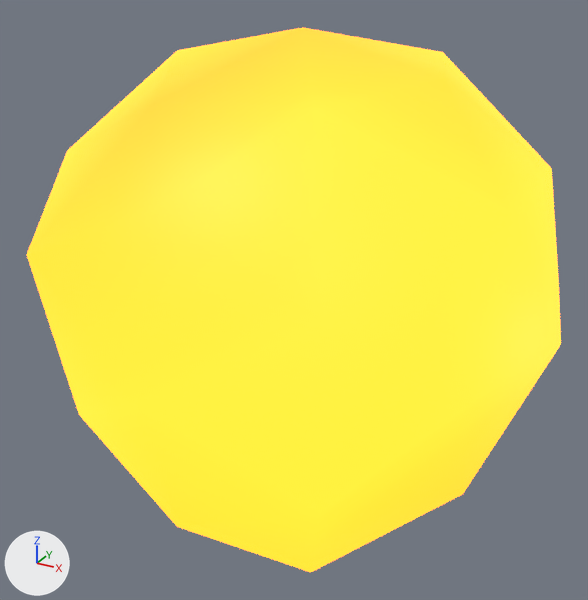
Before and after pictures for a commit that changed the glTF model ember.glb.
The view is the same before and after, from a 50 mm lens placed at (0.833, -1.55, 0.743), pointed at (-0.013, -0.012, -0.026). The lights are fixed; the arrows at lower left show +X, +Y and +Z. The older version comes first.

The scene before the commit, as lines of its bpy script (objects in view):
```python
mat_material_0 = bpy.data.materials.new('Material_0')
mat_material_0.use_nodes = True; mat_material_0.node_tree.nodes.clear()
_N = mat_material_0.node_tree.nodes; _L = mat_material_0.node_tree.links
n0 = _N.new('ShaderNodeBsdfPrincipled'); n0.name = 'Principled BSDF'
n0.inputs[2].default_value = 0.6  # 'Roughness'
n0.inputs[28].default_value = 3.5  # 'Emission Strength'
n1 = _N.new('ShaderNodeOutputMaterial'); n1.name = 'Material Output'
n2 = _N.new('ShaderNodeTexImage'); n2.name = 'Image Texture'
n2.image = img_image_0
n3 = _N.new('ShaderNodeVertexColor'); n3.name = 'Color Attribute'
_L.new(n0.outputs[0], n1.inputs[0])  # 'BSDF' to 'Surface'
_L.new(n2.outputs[0], n0.inputs[27])  # 'Color' to 'Emission Color'
_L.new(n3.outputs[0], n0.inputs[0])  # 'Color' to 'Base Color'
me_mesh_0 = bpy.data.meshes.new('Mesh_0')
me_mesh_0.from_pydata(...)  # 42 vertices, 80 faces; spans x -0.617..0.595, y -0.595..0.598, z -0.586..0.582
me_mesh_0.materials.append(mat_material_0)
ob_mesh_0 = bpy.data.objects.new('Mesh_0', me_mesh_0)
ob_mesh_0.location = (0.0, 0.0, 0.0)
```
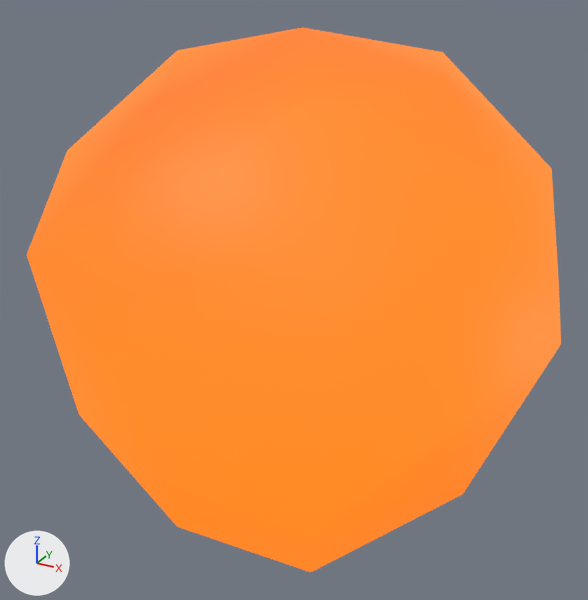
Edits to the bpy script that builds the scene:
```text
Change mat_material_0:
    where n0 = _N.new('ShaderNodeBsdfPrincipled'); n0.name = 'Principled BSDF'
    n0.inputs[28].default_value: 3.5 -> 1.0  # 'Emission Strength'
```

Location of each change, (x1, y1, x2, y2) in pixels of the pictures (588 x 600 px):
'Mesh_0', surface changed (yellow to orange): (27, 27, 561, 572) in both
